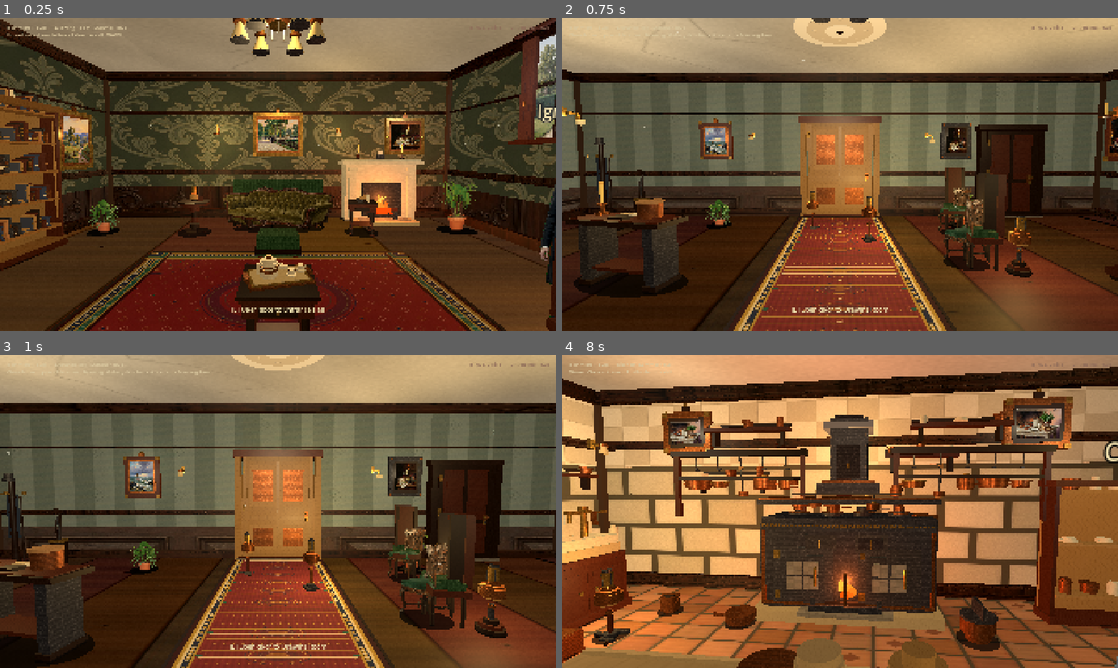
Above: before the commit, frames 1-4 (two rows, left to right).
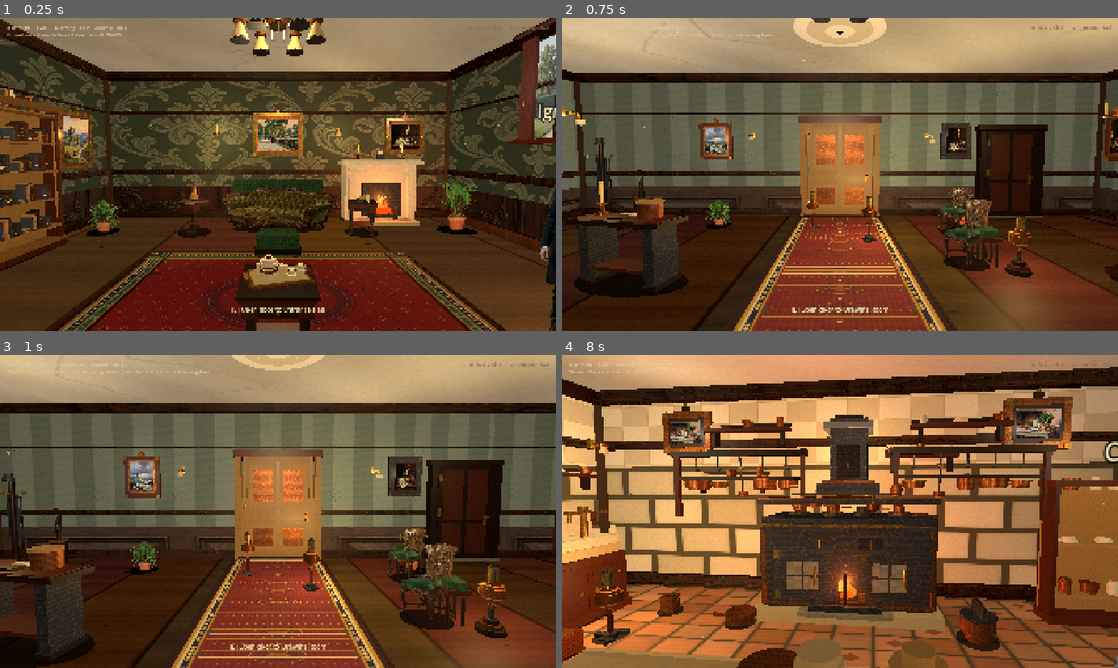
Above: after the commit, the same moments.

Repository: drakewing-eng/aetheric-engine
Game: Godot game, scene res://scenes/fps_main.tscn
The game is run twice, just before and just after one commit, with the same random seed, the same clock (stepped at 60 frames per second) and the same inputs.
Inputs (mouse positions are in pixels of both pictures, inside the frame that each line leads up to):
- Up to frame 1 (0.25 s): no input
- Up to frame 2 (0.75 s): tap Enter at 0.5 s; move the mouse to (867, 174) at 0.52 s; hold W (move_forward) from 0.53 s (still down); hold E (interact) from 0.53 s (still down); click (867, 174) at 0.67 s
- Up to frame 3 (1 s): keep holding W (move_forward); keep holding E (interact)
- Up to frame 4 (8 s): move the mouse to (812, 511) at 1.27 s; release E (interact) at 1.28 s; tap E (interact) at 1.35, 2, 2.85, 4.35, 5.85, 7.35 s; move the mouse to (851, 505) at 2.02 s; hold E (interact) 2.03-2.78 s; move the mouse to (834, 517) at 2.77 s; click (834, 517) at 2.92 s; move the mouse to (878, 514) at 3.52 s; hold E (interact) 3.53-4.28 s; move the mouse to (795, 508) at 4.27 s; move the mouse to (845, 511) at 5.02 s; hold E (interact) 5.03-5.78 s; click (845, 511) at 5.17 s; move the mouse to (817, 505) at 5.77 s; release W (move_forward) at 5.78 s; hold D (move_right) 5.78-6.53 s; tap Enter at 6.5 s; move the mouse to (867, 511) at 6.52 s; hold E (interact) 6.53-7.28 s; hold W (move_forward) from 6.53 s (still down); tap Space at 7.25 s; move the mouse to (812, 511) at 7.27 s; click (812, 511) at 7.42 s

The runs differ from the first frame. In frame 1, 0.2% of the frame differs, in the area x 98-100%, y 70-100%; in frame 2, 1.0%; in frame 3, 1.4%, in the area x 70-86%, y 47-88%; in frame 4, 0.1%.

Commit message:
visual loop 137: tight chair/wing bulk + all chairs painted + more dust

Diff:
--- a/aetheric-engine-godot/scripts/fps_props.gd
+++ b/aetheric-engine-godot/scripts/fps_props.gd
@@ -3968,34 +3968,34 @@
 			_add_box(root, Vector3(0.42, 0.38, -0.22), Vector3(0.38, 0.7, 0.4), MAHOGANY_DARK, false, 0.42)
 			_add_box(root, Vector3(0, 0.95, -0.4), Vector3(dw * 0.9, 0.28, 0.06), MAHOGANY, false, 0.45)
 		"wing", "wing_green":
-			var ww: float = clampf(width * 0.75, 0.7, 1.0)
-			var fab: Color = VELVET_GREEN_DEEP if bulk == "wing_green" else VELVET_RED
-			var fab_d: Color = fab.darkened(0.08)
-			_add_box(root, Vector3(0, 0.32, -0.24), Vector3(ww, 0.18, 0.42), MAHOGANY_DARK, false, 0.42)
-			_add_box(root, Vector3(0, 0.5, -0.2), Vector3(ww * 0.9, 0.18, 0.38), fab, false, 0.9)
-			# Continuous back shell + wings (behind card)
-			_add_box(root, Vector3(0, 1.0, -0.38), Vector3(ww * 0.9, 0.95, 0.16), fab, false, 0.9)
-			_add_box(root, Vector3(0, 1.05, -0.28), Vector3(ww * 0.75, 0.85, 0.1), fab_d, false, 0.9)
+			# Loop 137: tight bulk ONLY behind card (z≤-0.22) — no side slabs past silhouette
+			var ww: float = clampf(width * 0.55, 0.55, 0.78)
+			var fab: Color = Color(0.42, 0.48, 0.38) if bulk == "wing_green" else Color(0.42, 0.14, 0.14)
+			var fab_d: Color = fab.darkened(0.12)
+			# Seat mass deep behind
+			_add_box(root, Vector3(0, 0.42, -0.32), Vector3(ww, 0.16, 0.28), MAHOGANY_DARK, false, 0.45)
+			_add_box(root, Vector3(0, 0.52, -0.3), Vector3(ww * 0.88, 0.14, 0.24), fab, false, 0.9)
+			# Single back mass (no wide wing boxes that poke past card edges)
+			_add_box(root, Vector3(0, 1.0, -0.4), Vector3(ww * 0.85, 0.9, 0.14), fab_d, false, 0.9)
+			_add_box(root, Vector3(0, 1.05, -0.34), Vector3(ww * 0.65, 0.75, 0.08), fab, false, 0.9)
+			# Slim side fill tucked under card width
 			for sx in [-1.0, 1.0]:
-				_add_box(root, Vector3(sx * ww * 0.38, 1.0, -0.2),
-					Vector3(0.16, 0.75, 0.35), fab_d, false, 0.88)
-				_add_box(root, Vector3(sx * ww * 0.38, 0.62, -0.1),
-					Vector3(0.15, 0.16, 0.4), fab, false, 0.88)
-				_add_cylinder(root, Vector3(sx * ww * 0.35, 0.1, -0.1), 0.035, 0.16, MAHOGANY, false)
-				_add_cylinder(root, Vector3(sx * ww * 0.35, 0.1, -0.38), 0.032, 0.16, MAHOGANY, false)
+				_add_box(root, Vector3(sx * ww * 0.32, 0.95, -0.36),
+					Vector3(0.1, 0.7, 0.18), fab_d, false, 0.88)
+				_add_box(root, Vector3(sx * ww * 0.28, 0.6, -0.28),
+					Vector3(0.1, 0.12, 0.2), fab, false, 0.88)
+				_add_cylinder(root, Vector3(sx * ww * 0.28, 0.1, -0.22), 0.03, 0.14, MAHOGANY, false)
+				_add_cylinder(root, Vector3(sx * ww * 0.28, 0.1, -0.4), 0.028, 0.14, MAHOGANY, false)
 		"chair":
-			# Loop 135: deeper bulk for edge-on walk-by (card faces +Z; bulk in -Z)
-			var cw: float = clampf(width * 0.72, 0.45, 0.7)
-			_add_box(root, Vector3(0, 0.44, -0.2), Vector3(cw, 0.08, 0.42), MAHOGANY, false, 0.48)
-			_add_box(root, Vector3(0, 0.52, -0.18), Vector3(cw * 0.9, 0.1, 0.36), VELVET_GREEN, false, 0.9)
-			_add_box(root, Vector3(0, 0.58, -0.16), Vector3(cw * 0.8, 0.04, 0.3), VELVET_GREEN.darkened(0.1), false, 0.9)
-			# Back shell volume + open uprights
-			_add_box(root, Vector3(0, 0.95, -0.38), Vector3(cw * 0.85, 0.85, 0.1), MAHOGANY, false, 0.48)
+			# Loop 137: seat-only bulk when cross-planes carry the silhouette —
+			# no tall dark back slabs that stick out beside painted cards.
+			var cw: float = clampf(width * 0.5, 0.38, 0.55)
+			_add_box(root, Vector3(0, 0.44, -0.3), Vector3(cw, 0.06, 0.26), MAHOGANY, false, 0.48)
+			_add_box(root, Vector3(0, 0.52, -0.28), Vector3(cw * 0.9, 0.1, 0.22), VELVET_GREEN, false, 0.9)
 			for sx in [-1.0, 1.0]:
-				_add_box(root, Vector3(sx * cw * 0.34, 0.95, -0.28), Vector3(0.05, 0.85, 0.22), MAHOGANY_DARK, false, 0.48)
-				_add_cylinder(root, Vector3(sx * cw * 0.32, 0.2, -0.02), 0.026, 0.38, MAHOGANY_DARK, false)
-				_add_cylinder(root, Vector3(sx * cw * 0.32, 0.2, -0.36), 0.024, 0.38, MAHOGANY_DARK, false)
-			_add_box(root, Vector3(0, 1.32, -0.32), Vector3(cw * 0.75, 0.07, 0.12), MAHOGANY, false, 0.45)
+				_add_cylinder(root, Vector3(sx * cw * 0.3, 0.2, -0.2), 0.022, 0.36, MAHOGANY_DARK, false)
+				_add_cylinder(root, Vector3(sx * cw * 0.3, 0.2, -0.38), 0.02, 0.36, MAHOGANY_DARK, false)
+			_add_box(root, Vector3(0, 0.12, -0.28), Vector3(cw * 0.7, 0.03, 0.03), MAHOGANY, false, 0.5)
 		_:
 			_add_box(root, Vector3(0, height * 0.35, -0.22),
 				Vector3(width * 0.7, height * 0.55, 0.28), MAHOGANY_DARK, false, 0.5)
--- a/aetheric-engine-godot/scripts/fps_rooms.gd
+++ b/aetheric-engine-godot/scripts/fps_rooms.gd
@@ -157,8 +157,19 @@
 			{"kind": "oil_lamp", "pos": [-2.1, 0.0, 3.55], "height": 1.0},
 			{"kind": "plant", "pos": [2.3, 0.0, 3.6], "scale": 0.65, "seed": 4,
 				"texture": "res://assets/props/plants/plant_fern.png", "width": 0.6, "height": 0.7},
-			{"kind": "chair", "pos": [1.6, 0.0, 3.4], "yaw": -160.0, "seed": 0,
-				"fabric": Color(0.35, 0.22, 0.16)},
+			{
+				"kind": "billboard_prop",
+				"pos": [1.6, 0.0, 3.4],
+				"yaw": -160.0,
+				"texture": "res://assets/props/drawing_room/cutout/hero_side_chair.png",
+				"cross_planes": true,
+				"width": 0.66,
+				"height": 1.08,
+				"sink": 0.08,
+				"solid": true,
+				"col_size": [0.48, 0.92, 0.48],
+				"mesh_bulk": "chair",
+			},
 		],
 		"doors": [
 			{
@@ -682,8 +693,19 @@
 			# Loop 99: mid-floor sewing/work corner (center shot still sparse)
 			{"kind": "side_table", "pos": [0.2, 0.0, -1.6], "yaw": -10.0, "seed": 9, "bare": true},
 			{"kind": "letter_stack", "pos": [0.15, 0.68, -1.55], "yaw": 25.0, "seed": 3},
-			{"kind": "chair", "pos": [0.9, 0.0, -1.9], "yaw": -40.0, "seed": 2,
-				"fabric": Color(0.45, 0.36, 0.28)},
+			{
+				"kind": "billboard_prop",
+				"pos": [0.9, 0.0, -1.9],
+				"yaw": -40.0,
+				"texture": "res://assets/props/drawing_room/cutout/hero_side_chair.png",
+				"cross_planes": true,
+				"width": 0.66,
+				"height": 1.08,
+				"sink": 0.08,
+				"solid": true,
+				"col_size": [0.48, 0.92, 0.48],
+				"mesh_bulk": "chair",
+			},
 			# Plants at corners + window
 			{"kind": "plant", "pos": [3.15, 0.0, 2.4], "scale": 0.95, "seed": 0,
 				"texture": "res://assets/props/plants/plant_palm.png", "width": 0.85, "height": 1.2},
@@ -714,8 +736,19 @@
 			{"kind": "letter_stack", "pos": [-1.8, 0.68, 2.7], "yaw": 12.0, "seed": 6},
 			{"kind": "plant", "pos": [2.0, 0.0, 2.9], "scale": 0.55, "seed": 5,
 				"texture": "res://assets/props/plants/plant_fern.png", "width": 0.5, "height": 0.6},
-			{"kind": "chair", "pos": [1.5, 0.0, 2.6], "yaw": -170.0, "seed": 3,
-				"fabric": Color(0.38, 0.34, 0.28)},
+			{
+				"kind": "billboard_prop",
+				"pos": [1.5, 0.0, 2.6],
+				"yaw": -170.0,
+				"texture": "res://assets/props/drawing_room/cutout/hero_side_chair.png",
+				"cross_planes": true,
+				"width": 0.66,
+				"height": 1.08,
+				"sink": 0.08,
+				"solid": true,
+				"col_size": [0.48, 0.92, 0.48],
+				"mesh_bulk": "chair",
+			},
 			# Loop 116: morning_room_center NE/mid densify (bare floor between armchair & desk)
 			{"kind": "side_table", "pos": [-0.5, 0.0, 0.5], "yaw": -35.0, "seed": 11, "bare": true},
 			{"kind": "letter_stack", "pos": [-0.45, 0.68, 0.45], "yaw": 20.0, "seed": 8},
@@ -724,8 +757,19 @@
 				"texture": "res://assets/props/plants/plant_fern.png", "width": 0.45, "height": 0.52},
 			{"kind": "ottoman", "pos": [0.2, 0.0, 1.9], "yaw": -30.0, "seed": 2,
 				"fabric": Color(0.36, 0.28, 0.22)},
-			{"kind": "chair", "pos": [-1.4, 0.0, 1.1], "yaw": 100.0, "seed": 0,
-				"fabric": Color(0.4, 0.32, 0.26)},
+			{
+				"kind": "billboard_prop",
+				"pos": [-1.4, 0.0, 1.1],
+				"yaw": 100.0,
+				"texture": "res://assets/props/drawing_room/cutout/hero_side_chair.png",
+				"cross_planes": true,
+				"width": 0.66,
+				"height": 1.08,
+				"sink": 0.08,
+				"solid": true,
+				"col_size": [0.48, 0.92, 0.48],
+				"mesh_bulk": "chair",
+			},
 		],
 		"doors": [
 			{
@@ -797,6 +841,7 @@
 			{"kind": "chalk_board", "pos": [2.2, 0.0, -4.1], "yaw": 0.0, "seed": 0},
 			{"kind": "chalk_board", "pos": [-4.3, 0.0, -3.2], "yaw": 90.0, "seed": 3},
 			{"kind": "workbench", "pos": [-2.2, 0.0, -2.6], "yaw": 0.0, "width": 2.9, "seed": 0},
+			{"kind": "dust_motes", "pos": [0.0, 0.0, -1.0], "amount": 20},
 			{"kind": "workbench", "pos": [2.0, 0.0, -2.4], "yaw": -15.0, "width": 2.2, "seed": 1},
 			{"kind": "tool_rack", "pos": [-4.3, 0.0, 0.5], "yaw": 90.0, "seed": 0},
 			{"kind": "tool_rack", "pos": [-4.3, 0.0, -2.0], "yaw": 90.0, "seed": 1},
@@ -1036,6 +1081,7 @@
 			# Loop 68: thin density — clear walk to range/sink/prep (no pot pile-ups)
 			# Loop 73: four prep kits available — use two distinct (0 flour, 2 veg)
 			{"kind": "prep_table", "pos": [0.0, 0.0, 0.2], "yaw": 0.0, "width": 2.2, "seed": 0},
+			{"kind": "dust_motes", "pos": [0.0, 0.0, 0.5], "amount": 18},
 			{"kind": "prep_table", "pos": [2.9, 0.0, -1.2], "yaw": -90.0, "width": 1.45, "seed": 2},
 			{"kind": "stool", "pos": [-1.1, 0.0, -0.5], "yaw": 20.0, "seed": 23},
 			{"kind": "stool", "pos": [1.1, 0.0, -0.5], "yaw": -15.0, "seed": 24},
Not shown, changed: SCRATCH/memory/CURRENT.md
